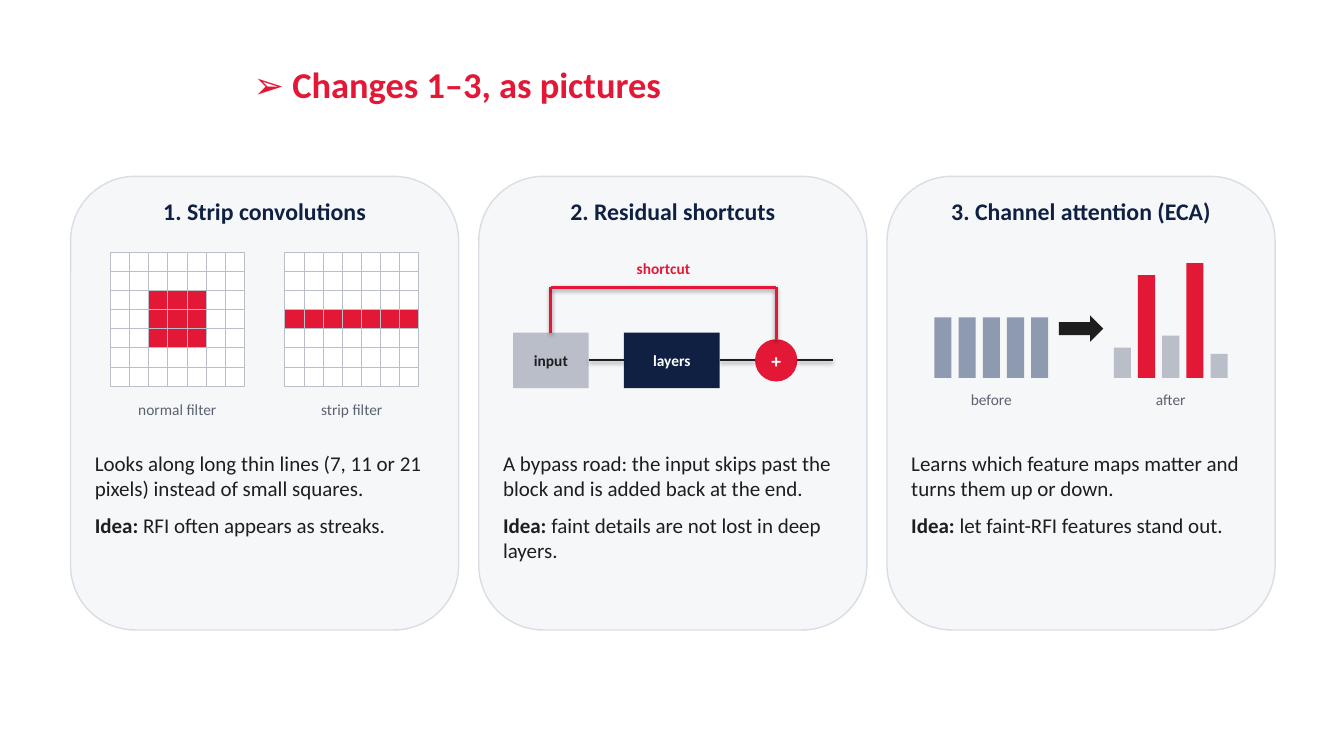
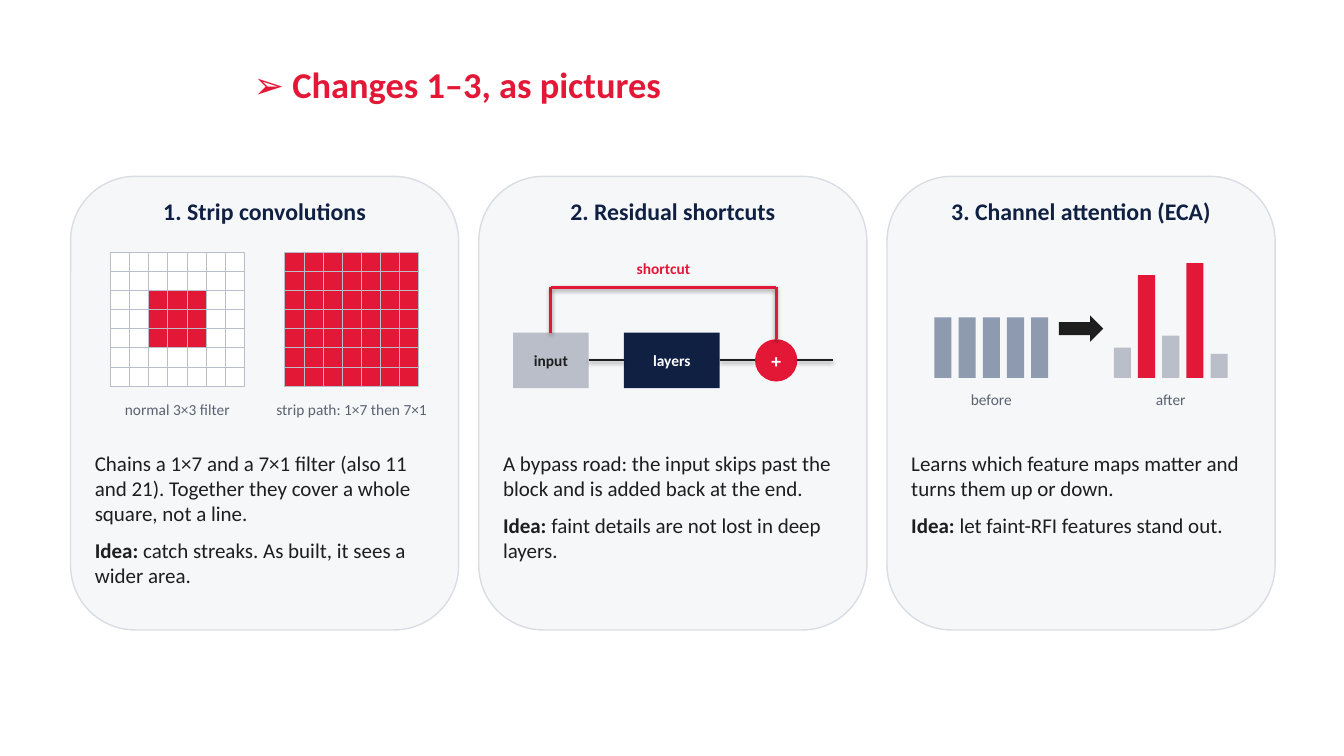
Before and after one commit to RonakSinghRaina/MP, a slide deck: slide 8 of Weekly_Report_Hybrid_DiL_Lab.pptx. Drawn at 1344x756 pixels with LibreOffice and Linux fonts; fonts in the diff are those of the drawing; background and template pictures are left out. Boxes give left, top, right and bottom in pixels: in the first picture for what was removed or moved away, otherwise in the second. Text is boxed around its words. In the diff, an @@ line names an element or a change of style, - is before the commit and + after.

```diff
--- a/Weekly_Report_Hybrid_DiL_Lab.pptx
+++ b/Weekly_Report_Hybrid_DiL_Lab.pptx
@@ fill #FFFFFF to #E31837 in 42 elements at (x1=285, y1=252, x2=304, y2=271), (x1=304, y1=252, x2=324, y2=271), (x1=324, y1=252, x2=343, y2=271), (x1=343, y1=252, x2=362, y2=271), (x1=361, y1=252, x2=380, y2=271), (x1=380, y1=252, x2=399, y2=271), (x1=399, y1=252, x2=418, y2=271), (x1=285, y1=271, x2=304, y2=290), (x1=304, y1=271, x2=324, y2=290), (x1=324, y1=271, x2=343, y2=290), (x1=343, y1=271, x2=362, y2=290), (x1=361, y1=271, x2=380, y2=290), (x1=380, y1=271, x2=399, y2=290), (x1=399, y1=271, x2=418, y2=290), (x1=285, y1=290, x2=304, y2=310), (x1=304, y1=290, x2=324, y2=310), (x1=324, y1=290, x2=343, y2=310), (x1=343, y1=290, x2=362, y2=310), (x1=361, y1=290, x2=380, y2=310), (x1=380, y1=290, x2=399, y2=310), (x1=399, y1=290, x2=418, y2=310), (x1=285, y1=329, x2=304, y2=348), (x1=304, y1=329, x2=324, y2=348), (x1=324, y1=329, x2=343, y2=348), (x1=343, y1=329, x2=362, y2=348), (x1=361, y1=329, x2=380, y2=348), (x1=380, y1=329, x2=399, y2=348), (x1=399, y1=329, x2=418, y2=348), (x1=285, y1=348, x2=304, y2=367), (x1=304, y1=348, x2=324, y2=367), (x1=324, y1=348, x2=343, y2=367), (x1=343, y1=348, x2=362, y2=367), (x1=361, y1=348, x2=380, y2=367), (x1=380, y1=348, x2=399, y2=367), (x1=399, y1=348, x2=418, y2=367), (x1=285, y1=367, x2=304, y2=386), (x1=304, y1=367, x2=324, y2=386), (x1=324, y1=367, x2=343, y2=386), (x1=343, y1=367, x2=362, y2=386), (x1=361, y1=367, x2=380, y2=386), (x1=380, y1=367, x2=399, y2=386), (x1=399, y1=367, x2=418, y2=386) @@
@@ text at (x1=125, y1=404, x2=230, y2=415): text changed @@
-normal filter
+normal 3×3 filter
@@ text at (x1=276, y1=404, x2=427, y2=418): text changed @@
-strip filter
+strip path: 1×7 then 7×1
@@ text at (x1=95, y1=456, x2=410, y2=583): text changed @@
-Looks along long thin lines (7, 11 or 21 pixels) instead of small squares.
-Idea: RFI often appears as streaks.
+Chains a 1×7 and a 7×1 filter (also 11 and 21). Together they cover a whole square, not a line.
+Idea: catch streaks. As built, it sees a wider area.
```
Also in this commit, not shown: 8 other slides changed, 3 other files.
